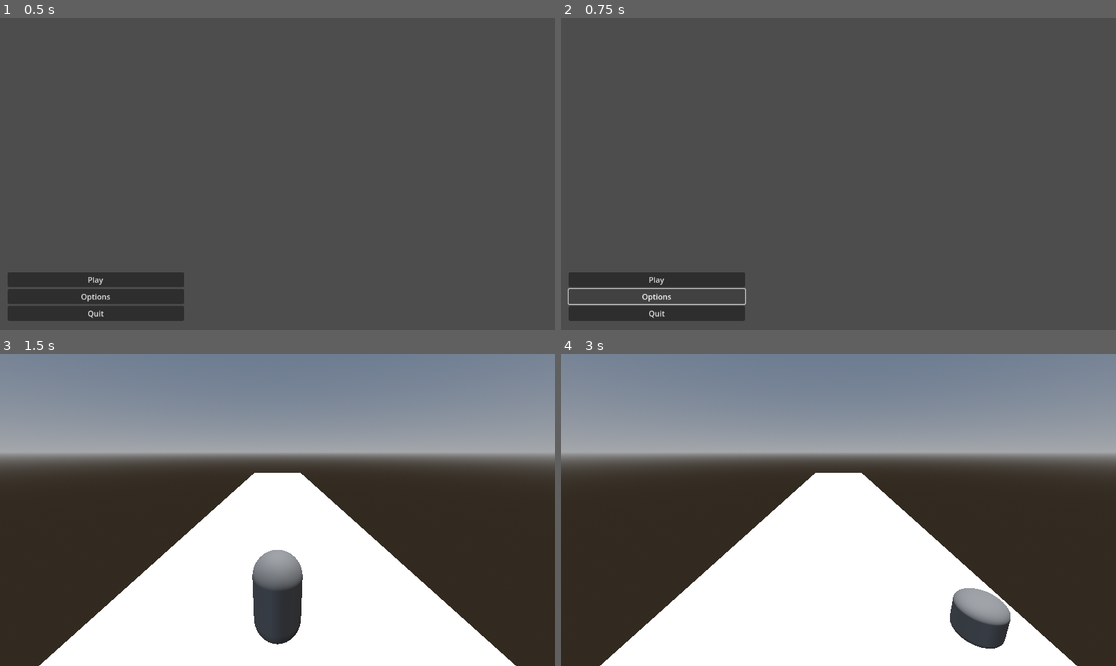
Above: before the commit, frames 1-4 (two rows, left to right).
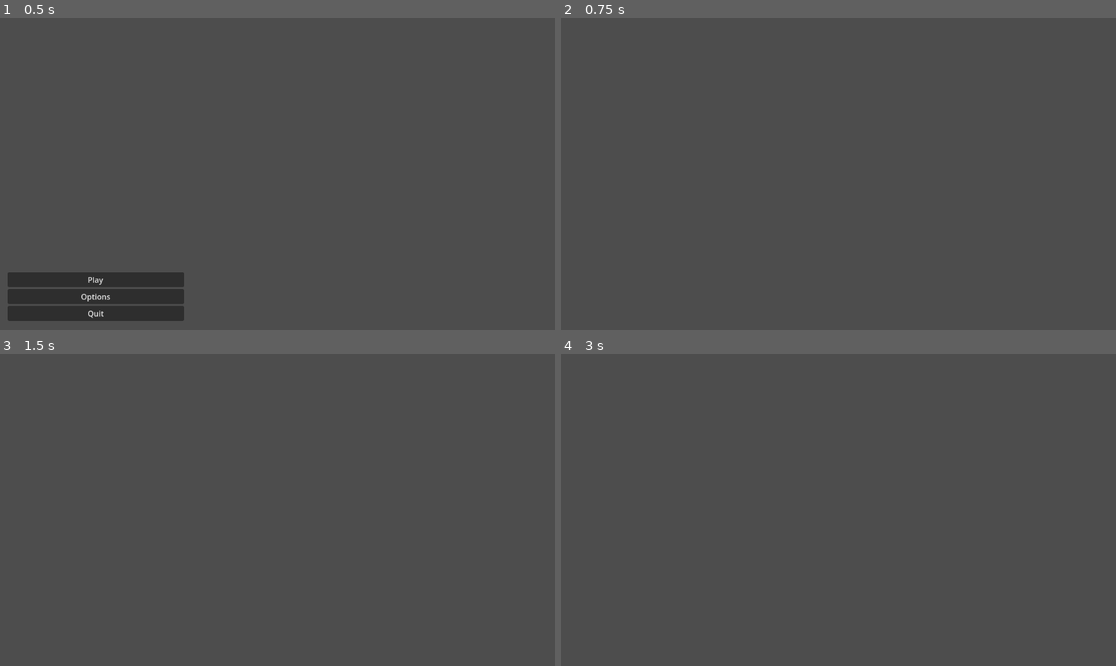
Above: after the commit, the same moments.

Repository: leoag3/projIndaGameLL
Game: Godot game, scene res://scenes/StartMenu.tscn
Same seed, same stepped clock (60 frames per second), same inputs: the game is played once before the commit and once after it. Before the commit the project starts from res://StartMenu.tscn.
Inputs (mouse positions are in pixels of both pictures, inside the frame that each line leads up to):
- Up to frame 1 (0.5 s): no input
- Up to frame 2 (0.75 s): click "Options" at 0.5 s
- Up to frame 3 (1.5 s): click (94, 616) at 1.25 s, where only the run before the commit has a clickable "Play"
- Up to frame 4 (3 s): tap Enter at 2 s; hold Right (ui_right) 2.03-2.78 s; hold Down (ui_down) from 2.78 s (still down)

Frame 1 is identical in both runs. In frame 2, 3.2% of the frame differs, in the area x 1-34%, y 81-98%; in frame 3, 96%; in frame 4, 96%, in the area x 0-100%, y 0-100%.

Commit message:
Add functionality to buttons and organizing

Diff:
--- /dev/null
+++ b/scenes/Options.tscn
@@ -0,0 +1,9 @@
+[gd_scene format=3 uid="uid://debwct0uoadj1"]
+
+[node name="Options" type="Control"]
+layout_mode = 3
+anchors_preset = 15
+anchor_right = 1.0
+anchor_bottom = 1.0
+grow_horizontal = 2
+grow_vertical = 2
--- a/StartMenu.tscn
+++ b/scenes/StartMenu.tscn
@@ -45,3 +45,5 @@
 text = "Quit"
 
 [connection signal="pressed" from="VBoxContainer/Start" to="." method="_on_start_pressed"]
+[connection signal="pressed" from="VBoxContainer/Options" to="." method="_on_options_pressed"]
+[connection signal="pressed" from="VBoxContainer/Quit" to="." method="_on_quit_pressed"]
--- a/scene.tscn
+++ b/scenes/scene.tscn
@@ -1,8 +1,7 @@
-[gd_scene load_steps=11 format=3 uid="uid://c45kjfv7lfn47"]
+[gd_scene load_steps=10 format=3 uid="uid://c45kjfv7lfn47"]
 
-[ext_resource type="Script" uid="uid://cbknj1xk2qchv" path="res://playerController.gd" id="1_ulcgi"]
-[ext_resource type="Shape3D" uid="uid://b52r1je4kbpem" path="res://floorShape.tres" id="2_nxogm"]
-[ext_resource type="Script" uid="uid://dpjfxc8ewyqiv" path="res://Police.gd" id="3_3253y"]
+[ext_resource type="Script" uid="uid://cbknj1xk2qchv" path="res://playerController.gd" id="1_1kc1q"]
+[ext_resource type="Shape3D" uid="uid://b52r1je4kbpem" path="res://floorShape.tres" id="2_4msxo"]
 
 [sub_resource type="CapsuleMesh" id="CapsuleMesh_drvgu"]
 
@@ -53,8 +52,3 @@
 
 [node name="WorldEnvironment" type="WorldEnvironment" parent="."]
 environment = SubResource("Environment_nxogm")
-
-[node name="Node3D" type="Node3D" parent="."]
-
-[node name="MeshInstance3D" type="MeshInstance3D" parent="Node3D"]
-script = ExtResource("3_3253y")
--- a/start_menu.gd
+++ b/start_menu.gd
@@ -1,5 +1,10 @@
 extends Control
 
+func _on_start_pressed() -> void:
+	get_tree().change_scene_to_file("res://scenes/scene.tscn")
 
-func _on_start_pressed() -> void:
-	get_tree().change_scene_to_file("res://scene.tscn")
+func _on_options_pressed() -> void:
+	get_tree().change_scene_to_file("res://scenes/Options.tscn")
+
+func _on_quit_pressed() -> void:
+	get_tree().quit()
Not shown: 2 places in scenes/StartMenu.tscn that only renumber resources
Not shown: 2 places in scenes/scene.tscn that only renumber resources
